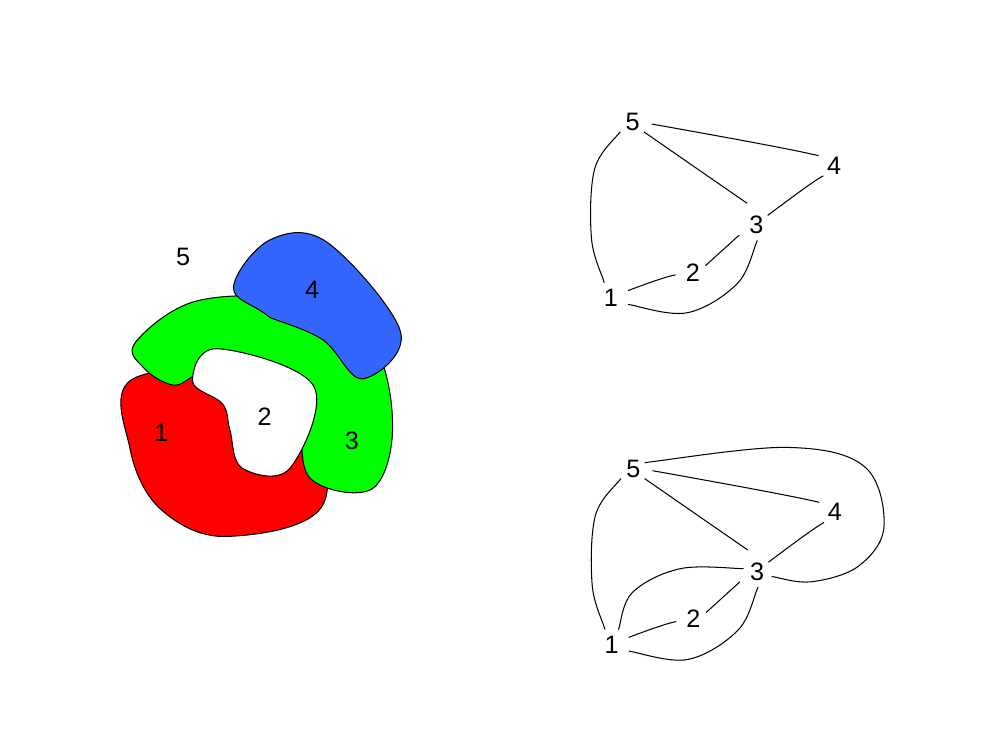
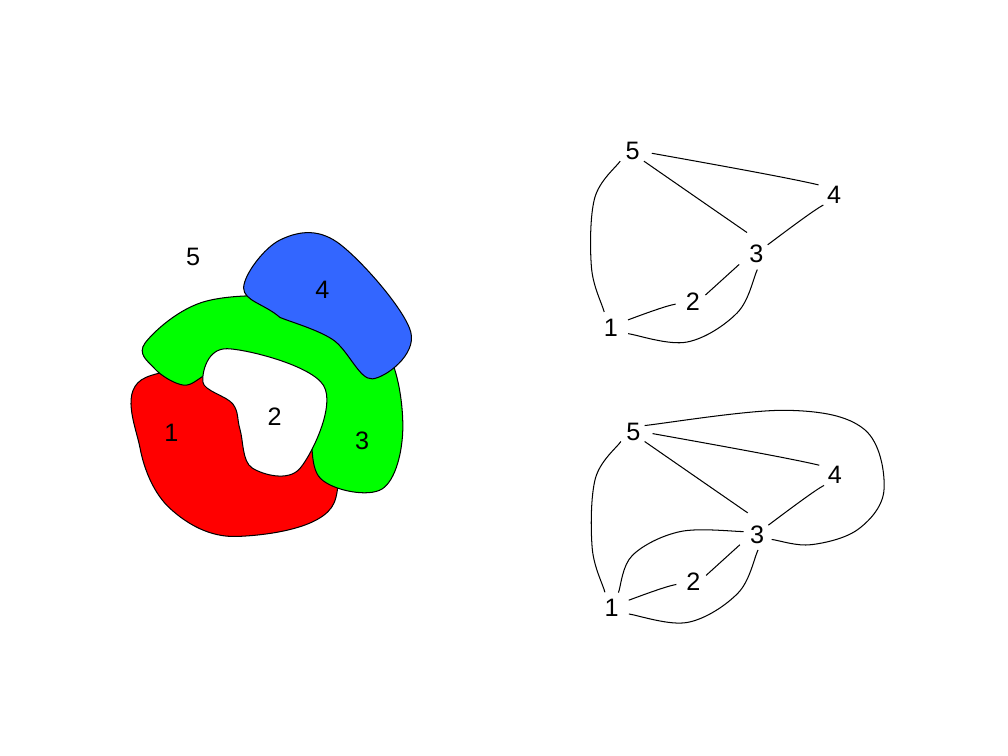
Before and after one commit to stefanutti/maps-coloring-java, a slide deck: slide 2 of ct/ct-docs/ppt/maps-and-graphs.ppt. Drawn at 1008x756 pixels with LibreOffice and Linux fonts; fonts in the diff are those of the drawing. Boxes give left, top, right and bottom in pixels: in the first picture for what was removed or moved away, otherwise in the second. Text is boxed around its words. In the diff, an @@ line names an element or a change of style, - is before the commit and + after.

```diff
--- a/ct/ct-docs/ppt/maps-and-graphs.ppt
+++ b/ct/ct-docs/ppt/maps-and-graphs.ppt
@@ 6 freeform shapes, 5 texts, 1 line: place and size @@
-6 freeform shapes, 5 texts, 1 line at [590,112,841,317]
+6 freeform shapes, 5 texts, 1 line at [590,141,841,346]
@@ 5 texts, 4 freeform shapes: place and size @@
-5 texts, 4 freeform shapes at [109,227,407,537]
+5 texts, 4 freeform shapes at [119,227,417,537]
@@ 4 texts, 4 freeform shapes: place and size @@
-4 texts, 4 freeform shapes at [591,459,842,653]
+4 texts, 4 freeform shapes at [591,422,842,616]
@@ freeform shape: place and size @@
-freeform shape at [629,587,758,662]
+freeform shape at [619,527,744,593]
@@ freeform shape: place and size @@
-freeform shape at [619,564,744,630]
+freeform shape at [629,550,758,626]
@@ 2 freeform shapes, 1 text, 1 line: place and size @@
-2 freeform shapes, 1 text, 1 line at [645,447,885,627]
+2 freeform shapes, 1 text, 1 line at [645,409,885,590]
```
Also in this commit, not shown: 22 other files.
